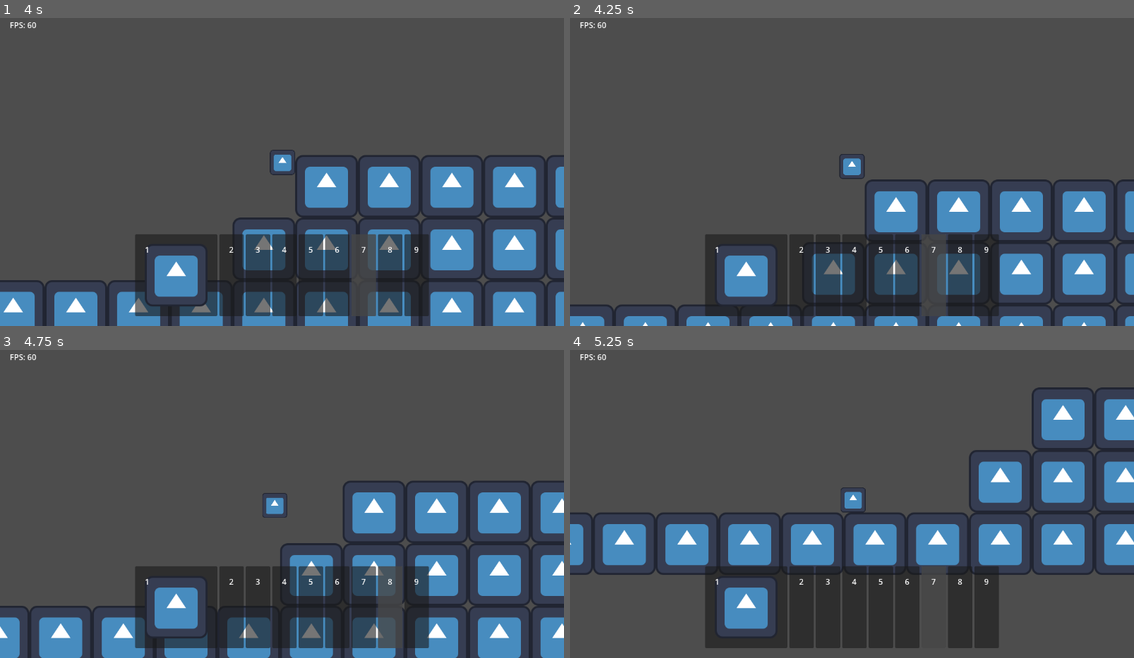
Above: before the commit, frames 1-4 (two rows, left to right).
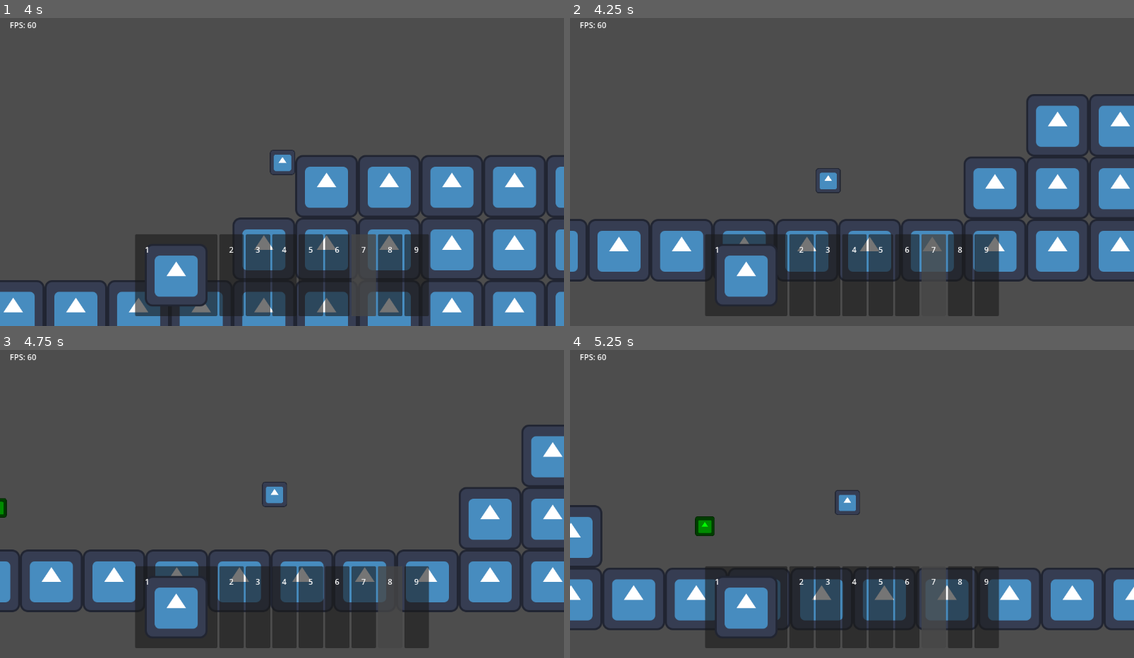
Above: after the commit, the same moments.

Repository: TheHumanMRP/RPG-Life-Tracker
Game: Godot game, scene res://Folders/Systems/Main/Scenes/main_scene.tscn
Two runs of this game, one before a commit and one after it. Both use one fixed random seed, a clock stepped at 60 frames per second and the inputs below. The engine's default icon, where the game draws it, is replaced by a stand-in: a white triangle on a blue panel in a dark square.
Inputs (mouse positions are in pixels of both pictures, inside the frame that each line leads up to):
- Up to frame 1 (4 s): move the mouse to (174, 276) at 0.52 s; hold D (move_right) 0.53-2.03 s; tap 2 (select_hotbar_slot_1) at 0.6 s; click (174, 276) at 0.67 s; tap Space (jump) at 0.77, 1.52, 3.02, 3.77 s; tap 3 (select_hotbar_slot_2) at 0.8, 1.35 s; move the mouse to (231, 276) at 1.27 s; click (231, 276) at 1.42 s; tap 4 (select_hotbar_slot_3) at 1.55, 2.1 s; move the mouse to (259, 276) at 2.02 s; hold A (move_left) 2.03-2.78 s; click (259, 276) at 2.17 s; tap 5 (select_hotbar_slot_4) at 2.3, 2.85 s; move the mouse to (282, 276) at 2.77 s; hold D (move_right) from 2.78 s (still down); click (282, 276) at 2.92 s; tap 6 (select_hotbar_slot_5) at 3.05, 3.6 s; move the mouse to (310, 276) at 3.52 s; click (310, 276) at 3.67 s; tap 7 (select_hotbar_slot_6) at 3.8 s
- Up to frame 2 (4.25 s): keep holding D (move_right); tap R (respawn) at 4.15 s
- Up to frame 3 (4.75 s): move the mouse to (338, 608) at 4.27 s; release D (move_right) at 4.28 s; hold A (move_left) from 4.28 s (still down); tap 7 (select_hotbar_slot_6) at 4.35 s; click (338, 608) at 4.42 s; tap Space (jump) at 4.52 s; tap 8 (select_hotbar_slot_7) at 4.55 s
- Up to frame 4 (5.25 s): move the mouse to (930, 608) at 5.02 s; release A (move_left) at 5.03 s; hold D (move_right) from 5.03 s (still down); tap 8 (select_hotbar_slot_7) at 5.1 s; click (930, 608) at 5.17 s

Frame 1 is identical in both runs. In frame 2, 25% of the frame differs, in the area x 0-100%, y 24-100%; in frame 3, 25%; in frame 4, 26%, in the area x 0-100%, y 12-91%.

Commit message:
Auto commit at 2026-07-07 12:27:10

Diff:
--- a/Folders/Systems/Globals/Signal_Bus.gd
+++ b/Folders/Systems/Globals/Signal_Bus.gd
@@ -15,5 +15,5 @@
 	refresh_ui.emit()
 
 func _input(event: InputEvent) -> void:
-	if event.is_action_pressed("Respawn"):
+	if event.is_action_pressed("respawn"):
 		respawn_player.emit()
--- a/Folders/Systems/Inventory_System/Scripts/hotbar_slot.gd
+++ b/Folders/Systems/Inventory_System/Scripts/hotbar_slot.gd
@@ -114,46 +114,5 @@
 		notify_hotbar_selected()
 		return
 
-	if Input.is_action_just_pressed("select_hotbar_slot_1"):
-		if slot_index == 1:
-			notify_hotbar_selected()
-			return
-
-	if Input.is_action_just_pressed("select_hotbar_slot_2"):
-		if slot_index == 2:
-			notify_hotbar_selected()
-			return
-
-	if Input.is_action_just_pressed("select_hotbar_slot_3"):
-		if slot_index == 3:
-			notify_hotbar_selected()
-			return
-
-	if Input.is_action_just_pressed("select_hotbar_slot_4"):
-		if slot_index == 4:
-			notify_hotbar_selected()
-			return
-
-	if Input.is_action_just_pressed("select_hotbar_slot_5"):
-		if slot_index == 5:
-			notify_hotbar_selected()
-			return
-
-	if Input.is_action_just_pressed("select_hotbar_slot_6"):
-		if slot_index == 6:
-			notify_hotbar_selected()
-			return
-
-	if Input.is_action_just_pressed("select_hotbar_slot_7"):
-		if slot_index == 7:
-			notify_hotbar_selected()
-			return
-
-	if Input.is_action_just_pressed("select_hotbar_slot_8"):
-		if slot_index == 8:
-			notify_hotbar_selected()
-			return
-
-
 func notify_hotbar_selected() -> void:
 	SignalBus.hotbar_selected.emit(slot_index)
